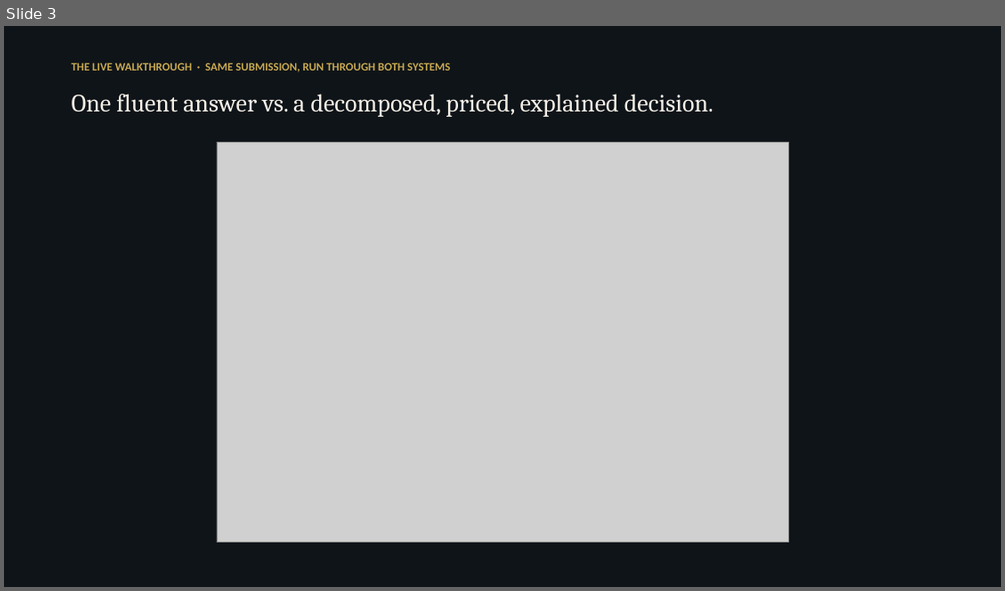
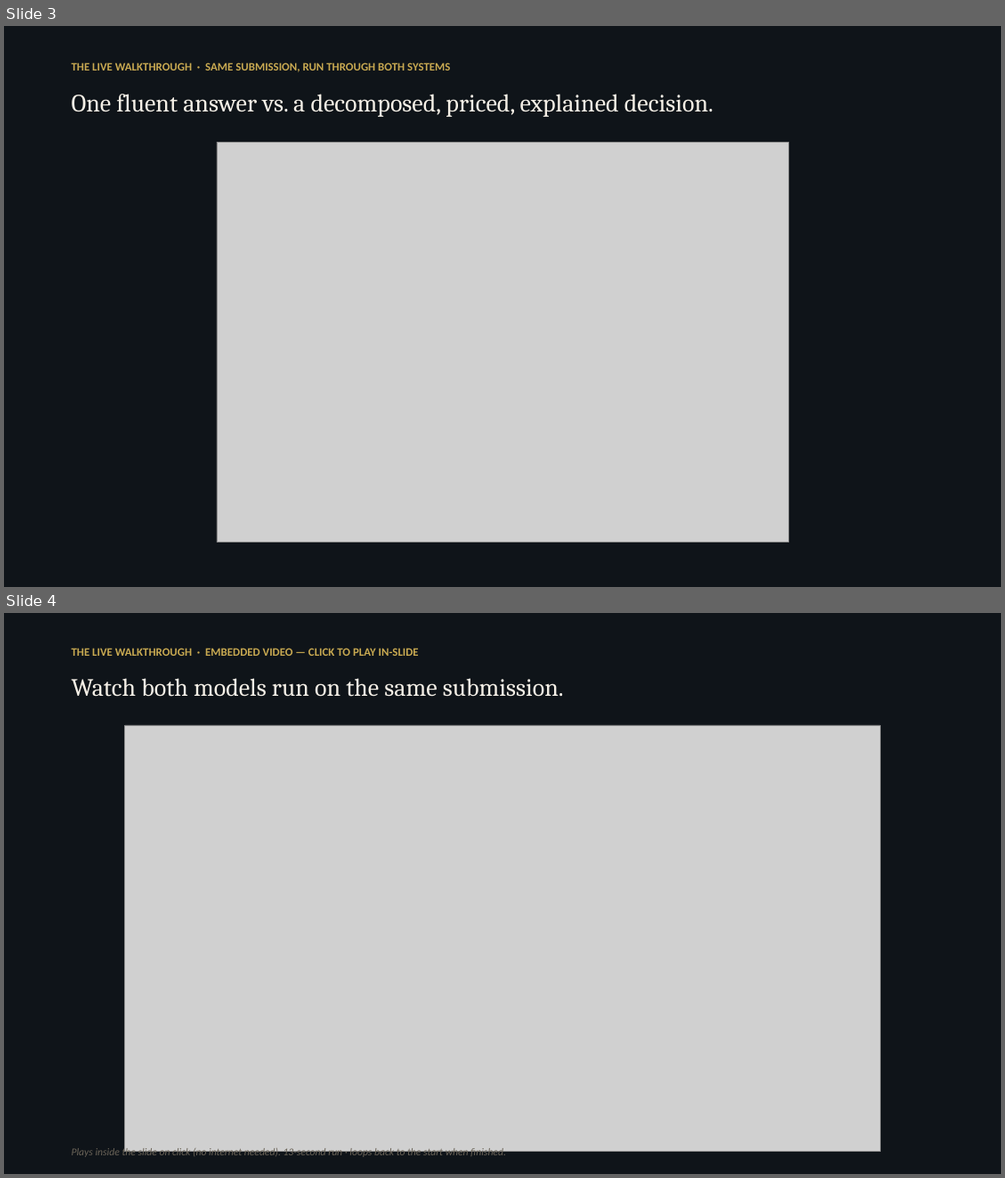
Before and after one commit to jrs438/NSAI4Insurance, a slide deck: NSAI-Small-Commercial-Exec-Summary.pptx. Shown one above the other, each under a label of ours: slide 3 before the commit, slides 3 and 4 after it. The pictures are 1005x591 and 1005x1178 pixels, drawn with LibreOffice and Linux fonts; fonts in the diff are those of the drawing; grey boxes stand for pictures. Boxes give left, top, right and bottom in pixels: in the first picture for what was removed or moved away, otherwise in the second. Text is boxed around its words. In the diff, an @@ line names an element or a change of style, - is before the commit and + after.

```diff
--- a/NSAI-Small-Commercial-Exec-Summary.pptx
+++ b/NSAI-Small-Commercial-Exec-Summary.pptx
@@ slide 4 added at (x1=4, y1=613, x2=1001, y2=1174), background #0F1419 @@
@@ text added at (x1=72, y1=648, x2=419, y2=656), 11 pt, text #C8A951, bold @@
+THE LIVE WALKTHROUGH · EMBEDDED VIDEO — CLICK TO PLAY IN-SLIDE
@@ text added at (x1=72, y1=678, x2=564, y2=697), 24 pt, text #F4EFE6 @@
+Watch both models run on the same submission.
@@ picture added at (x1=124, y1=725, x2=881, y2=1151) @@
@@ text added at (x1=72, y1=1147, x2=506, y2=1159), 10 pt, text #6B6458, italic @@
+Plays inside the slide on click (no internet needed). 13-second run · loops back to the start when finished.
```
Also in this commit, not shown: 1 other file.
